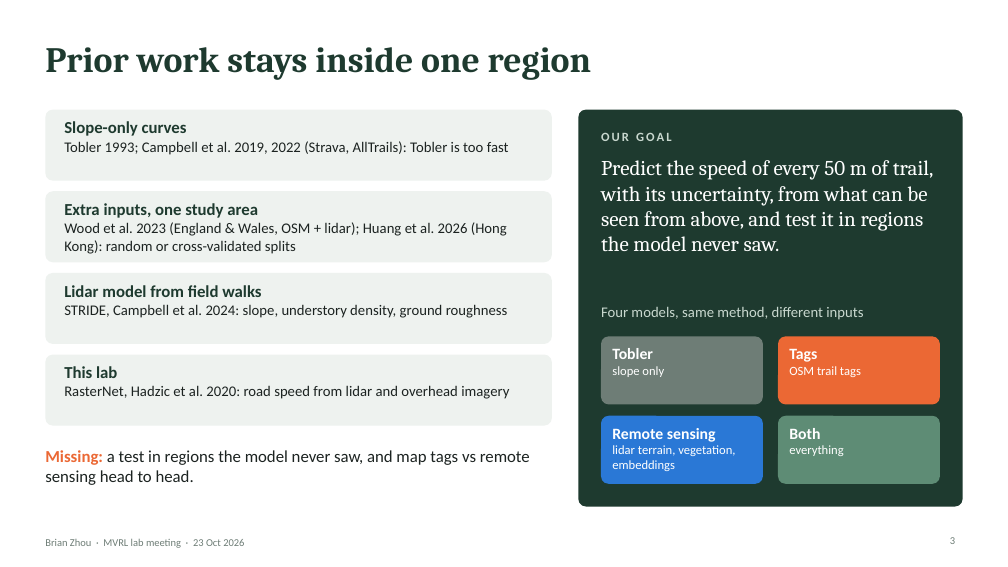
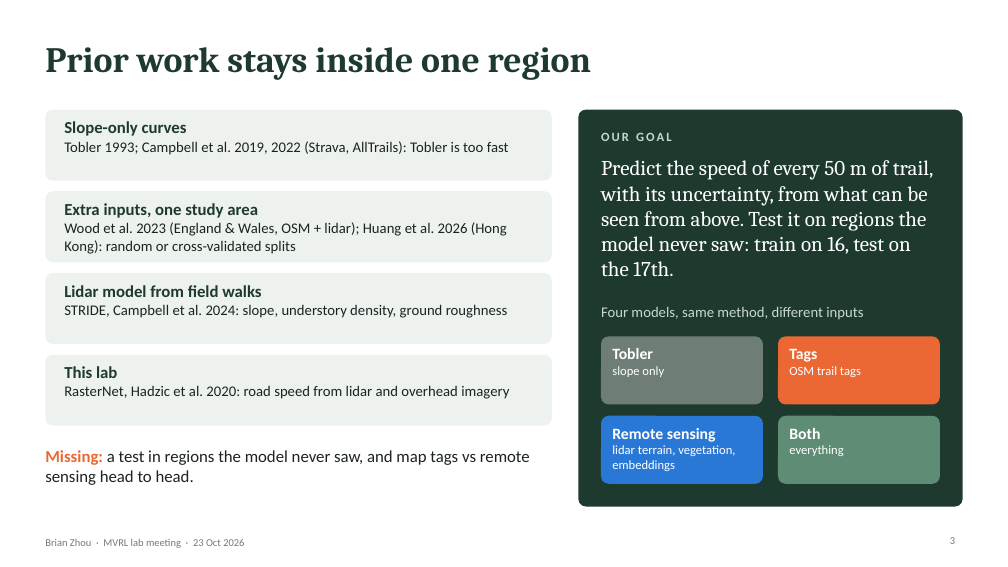
Before and after one commit to Brian24NX/GeoAI, a slide deck: slide 3 of meeting_plots/oct23_lab/Zhou_LabMeeting_23Oct.pptx. Drawn at 1008x567 pixels with LibreOffice and Linux fonts; fonts in the diff are those of the drawing. Boxes give left, top, right and bottom in pixels: in the first picture for what was removed or moved away, otherwise in the second. Text is boxed around its words. In the diff, an @@ line names an element or a change of style, - is before the commit and + after.

```diff
--- a/meeting_plots/oct23_lab/Zhou_LabMeeting_23Oct.pptx
+++ b/meeting_plots/oct23_lab/Zhou_LabMeeting_23Oct.pptx
@@ text at box(601, 160, 934, 276): text changed @@
-Predict the speed of every 50 m of trail, with its uncertainty, from what can be seen from above, and test it in regions the model never saw.
+Predict the speed of every 50 m of trail, with its uncertainty, from what can be seen from above. Test it on regions the model never saw: train on 16, test on the 17th.
```
Also in this commit, not shown: 2 other files.
